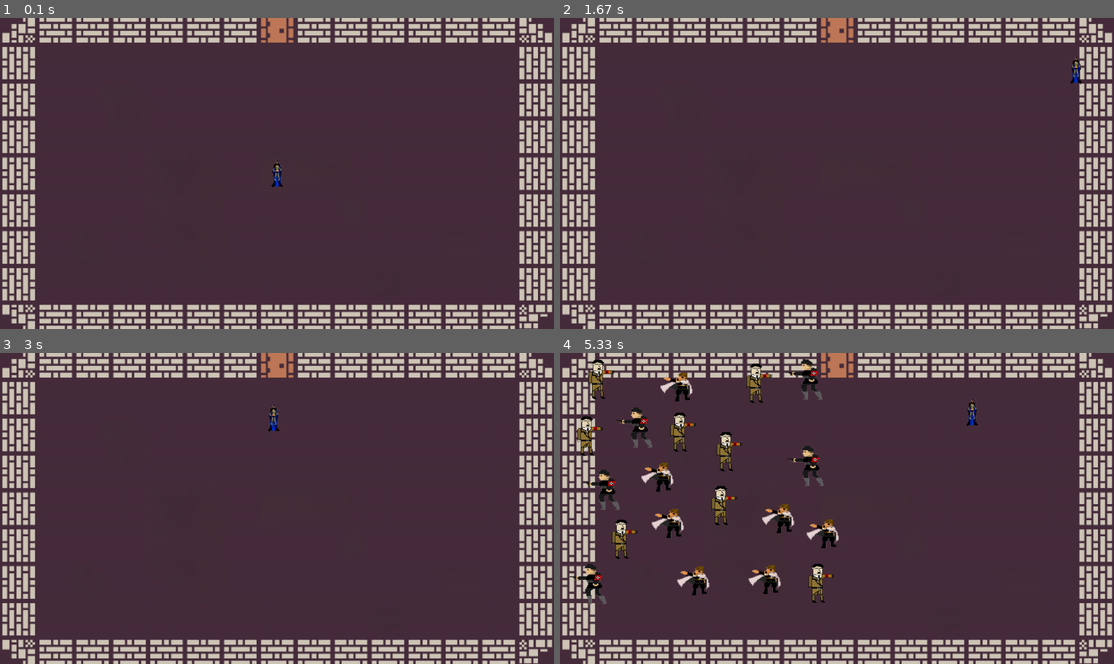
Above: before the commit, frames 1-4 (two rows, left to right).
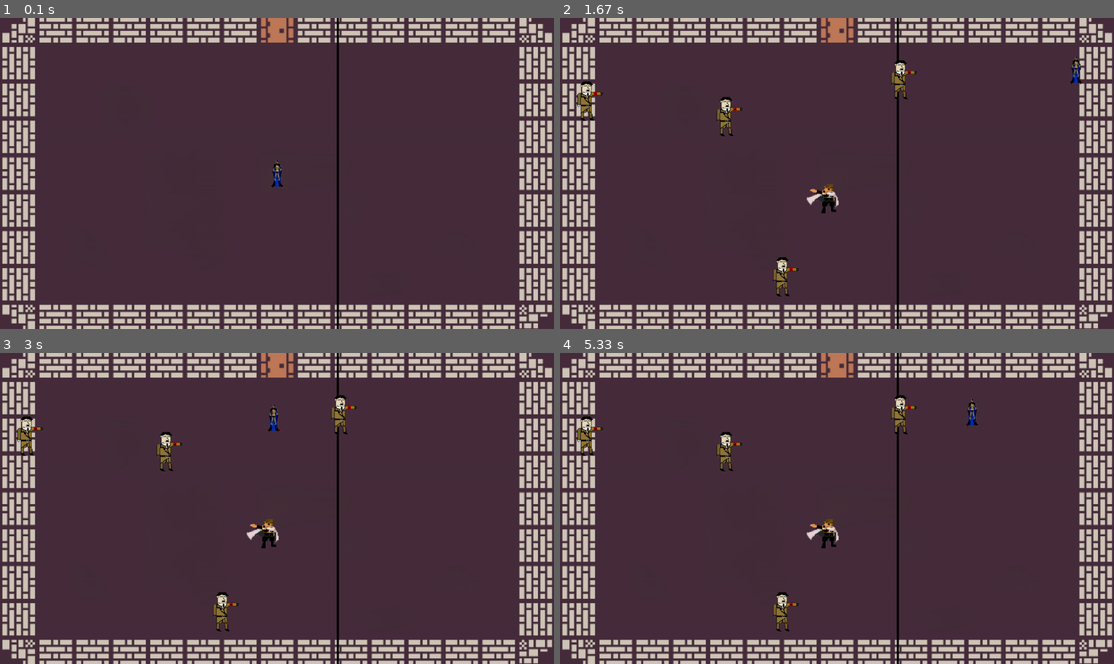
Above: after the commit, the same moments.

Repository: SunAndSteel/PygameProject
Game: pygame game, started from Groupe 19/Binding Of Isaac/main.py
Same seed, same stepped clock (60 frames per second), same inputs: the game is played once before the commit and once after it.
Inputs:
- Up to frame 1 (0.1 s): no input
- Up to frame 2 (1.67 s): hold Right 0.33-0.8 s; hold Up 0.83-1.13 s; tap Z at 0.9, 1.23, 1.53 s; hold Right 1.17-1.63 s
- Up to frame 3 (3 s): hold Left 1.67-2.2 s; tap Z at 1.73, 2.03, 2.3, 2.63, 2.93 s; hold Down 2.23-2.53 s; hold Left 2.57-2.97 s
- Up to frame 4 (5.33 s): hold Up 3-3.37 s; tap Z at 3.07, 3.47, 3.77, 4.13, 4.53, 4.83, 5.03 s; hold Right 3.4-4.03 s; hold Down 4.07-4.43 s; hold Left 4.47-4.93 s; hold Right from 4.97 s (still down)

The runs differ from the first frame. In frame 1, 0.4% of the frame differs, in the area x 60-62%, y 0-100%; in frame 2, 1.7%; in frame 3, 1.7%; in frame 4, 5.5%, in the area x 1-65%, y 0-100%.

Commit message:
modified the variable to make the mob spawn in the map and not in the walls

Diff:
--- a/Groupe 19/Binding Of Isaac/Menu.py
+++ b/Groupe 19/Binding Of Isaac/Menu.py
@@ -5,7 +5,6 @@
 # Importation des modules nécessaires
 import pygame, sys
 from Menu_button import Button
-from main import game
 import random
 
 # Initialisation de pygame
@@ -20,6 +19,7 @@
 
 # Chargement de l'image de fond
 BG = pygame.image.load("assets/Graphics/image_jeu.png")
+BG = pygame.transform.scale(BG, (width, height))
 
 music_files = ["assets/sound/Menu song.mp3","assets/sound/Menu song.mp3","assets/sound/Menu song.mp3", "assets/sound/Menu song 2.mp3"]
 music = random.choice(music_files)
@@ -43,7 +43,8 @@
     """
     Cette fonction gère l'écran de jeu.
     """
-    game(SCREEN, surface, get_font(36))
+    pass
+    #game(SCREEN, surface, get_font(36))
 
 
 # Fonction pour l'écran des options
--- a/Groupe 19/Binding Of Isaac/Mob_spawn.py
+++ b/Groupe 19/Binding Of Isaac/Mob_spawn.py
@@ -5,7 +5,7 @@
 
 # Add a timer for adding mobs
 ADDMOB = pygame.USEREVENT + 1
-pygame.time.set_timer(ADDMOB, 5000)  # Add a mob every 5 seconds
+pygame.time.set_timer(ADDMOB, 500)  # Add a mob every 5 seconds
 
 mobs = []
 screen = pygame.display.set_mode((1280, 720))
@@ -54,11 +54,11 @@
     def draw(self, surface):
         surface.blit(self.image, self.rect)
 
-def add_mob(max_mobs=20):
+def add_mob(max_mobs=5):
     global mobs
 
-    entry_point = (1000,400)
-    min_distance_from_entry = 100  # Minimum distance from entry point
+    entry_point = (1280,400)
+    min_distance_from_entry = 500  # Minimum distance from entry point
     while len(mobs) < max_mobs:
         mob_image = choice([mini_hitler, Soldier, Gazeur])
         mob_x, mob_y = randint(0, screen.get_width()), randint(0, screen.get_height())
@@ -68,7 +68,7 @@
 
         mob = Mob(mob_image, mob_x, mob_y)
 
-        if any(mob.intersects(other_mob) for other_mob in mobs) or mob.rect.right >= 700 or mob.rect.bottom >= 600 or mob.rect.left < 0 or mob.rect.top < 0:
+        if any(mob.intersects(other_mob) for other_mob in mobs) or mob.rect.right >= 1280 or mob.rect.bottom >= 720 or mob.rect.left < 0 or mob.rect.top < 0:
             continue
 
         mobs.append(mob)
--- a/Groupe 19/Binding Of Isaac/main.py
+++ b/Groupe 19/Binding Of Isaac/main.py
@@ -12,7 +12,7 @@
 screen = pygame.display.set_mode((width, height))
 background = pygame.image.load("assets/Graphics/background.png")
 background = pygame.transform.scale(background, (width, height))
-
+pygame.draw.line(background, (0, 0, 0), (780, 0), (780, 720), 5)
 
 pygame.display.set_caption("Binding of Isaac")
 
Binary file removed: Groupe 19/Binding Of Isaac/assets/Graphics/Background_menu.jpg
